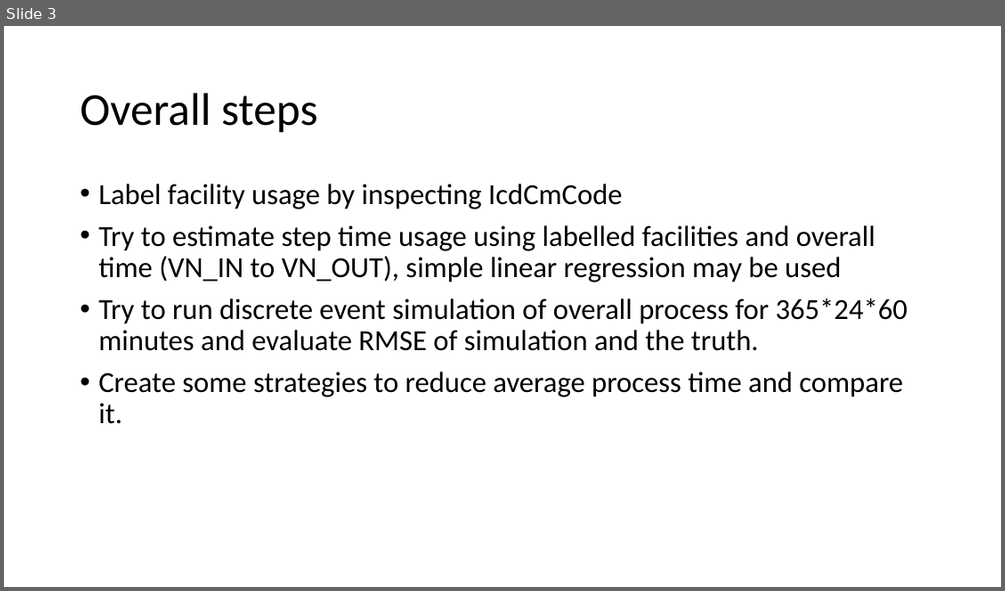
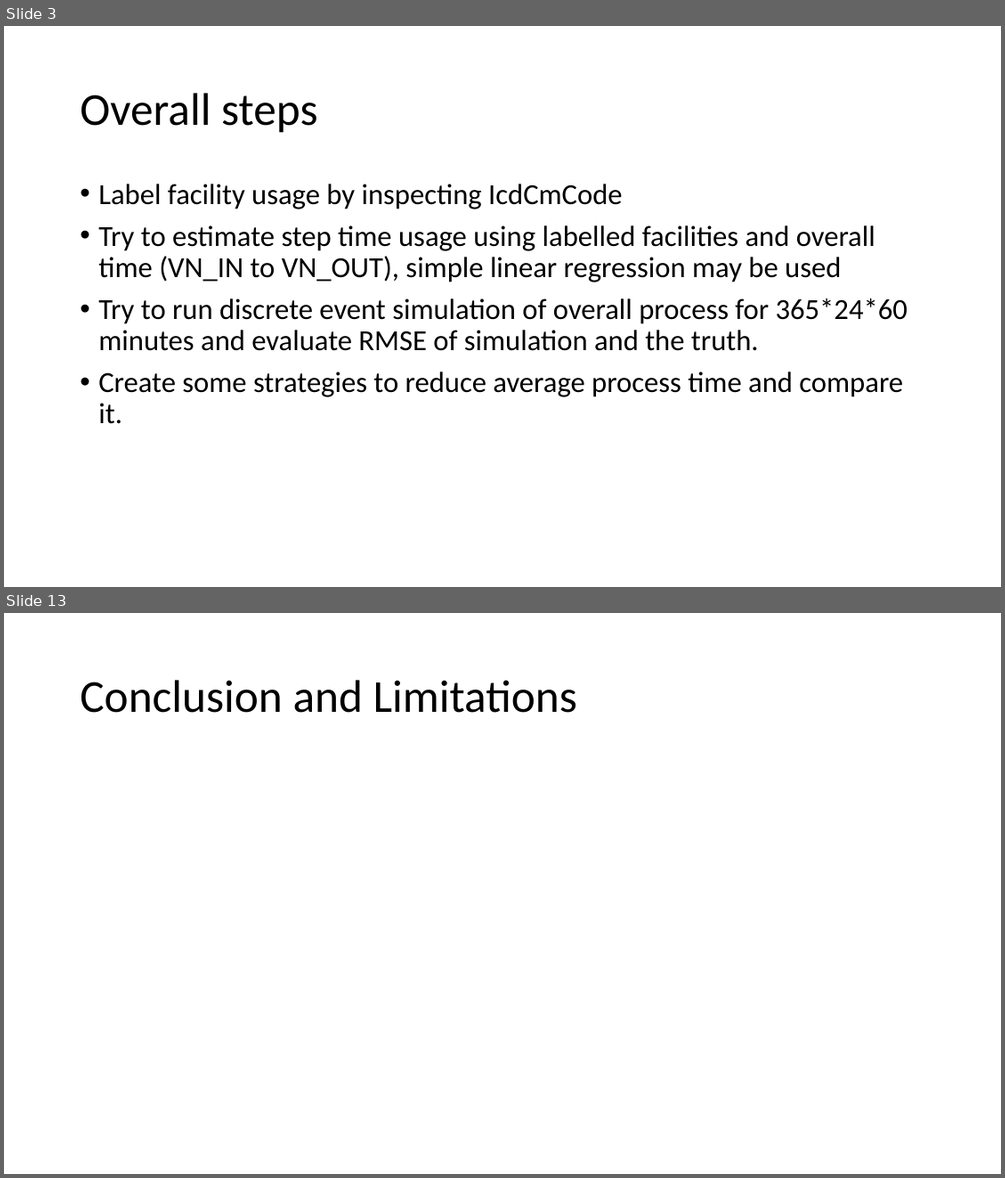
Before and after one commit to kawin7538/ds_hospital_project, a slide deck: memo_presentation/memo.pptx. Shown one above the other, each under a label of ours: slide 3 before the commit, slides 3 and 13 after it; the slides between them are not shown. The pictures are 1005x591 and 1005x1178 pixels, drawn with LibreOffice and Linux fonts; fonts in the diff are those of the drawing. Boxes give left, top, right and bottom in pixels: in the first picture for what was removed or moved away, otherwise in the second. Text is boxed around its words. In the diff, an @@ line names an element or a change of style, - is before the commit and + after.

```diff
--- a/memo_presentation/memo.pptx
+++ b/memo_presentation/memo.pptx
@@ slide 13 added at <box>4,613,1001,1174</box>, background #FFFFFF @@
@@ title added at <box>80,680,577,713</box>, 44 pt, text #000000 @@
+Conclusion and Limitations
```
Also in this commit, not shown: 9 other slides added, 6 other files.
